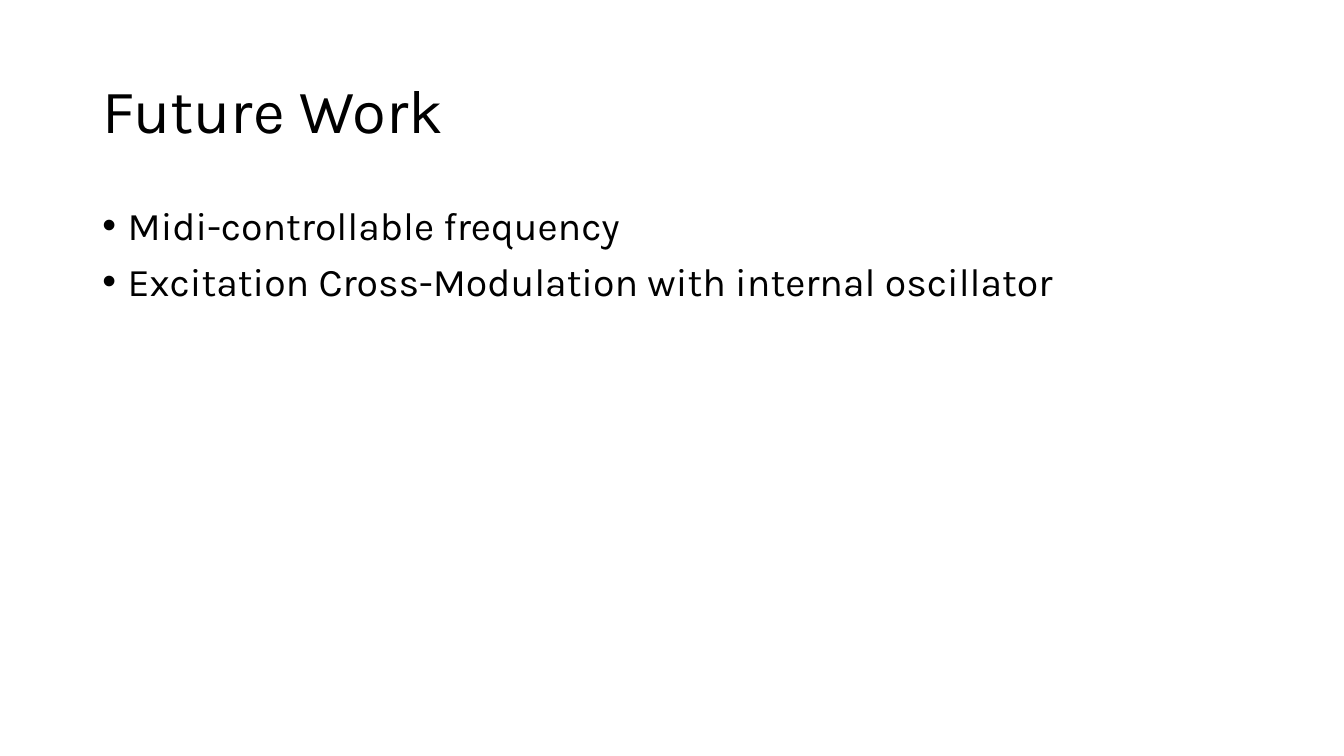
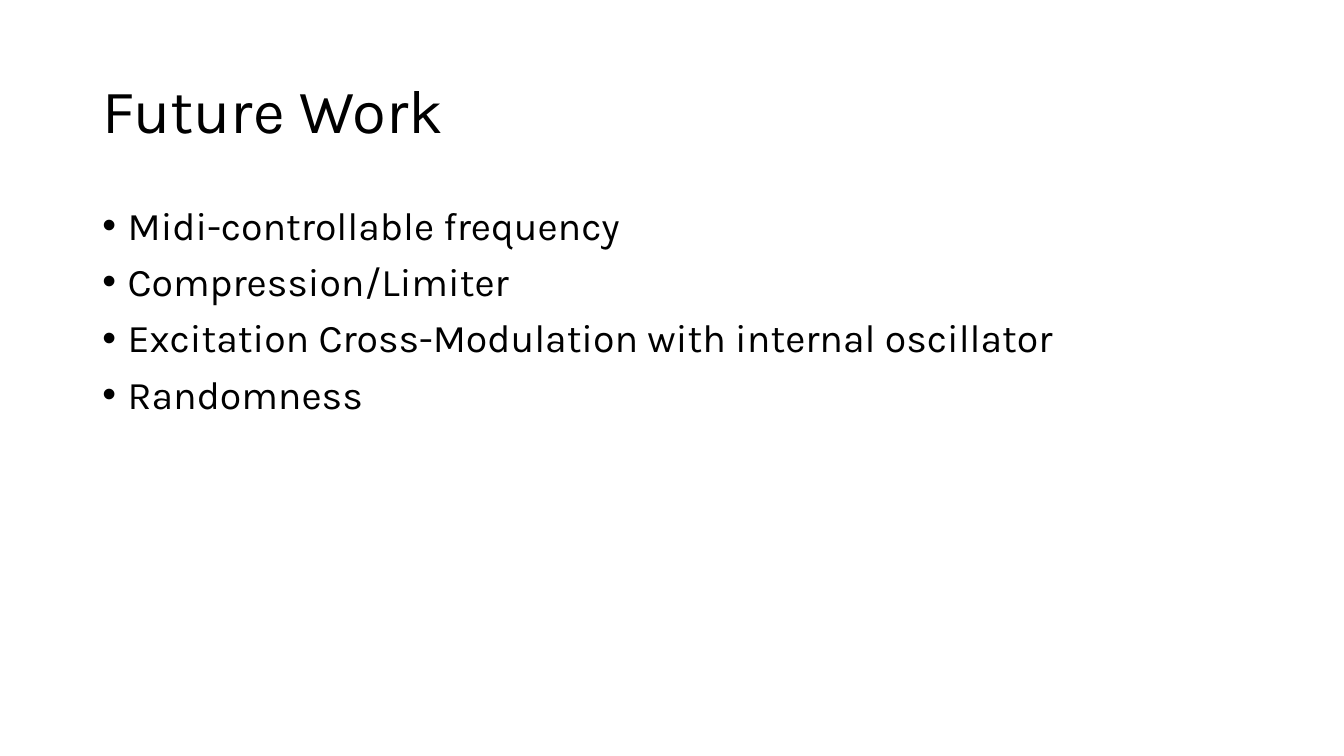
Before and after one commit to chloepxj/audio-programming-project, a slide deck: slide 7 of Demo/Audio Programming Project.pptx. Drawn at 1344x756 pixels with LibreOffice and Linux fonts; fonts in the diff are those of the drawing. Boxes give left, top, right and bottom in pixels: in the first picture for what was removed or moved away, otherwise in the second. Text is boxed around its words. In the diff, an @@ line names an element or a change of style, - is before the commit and + after.

```diff
--- a/Demo/Audio Programming Project.pptx
+++ b/Demo/Audio Programming Project.pptx
@@ text at (128, 267, 509, 306): paragraph added @@
+• Compression/Limiter
@@ text at (128, 382, 363, 410): paragraph added @@
+• Randomness
```
Also in this commit, not shown: 4 other slides changed.
